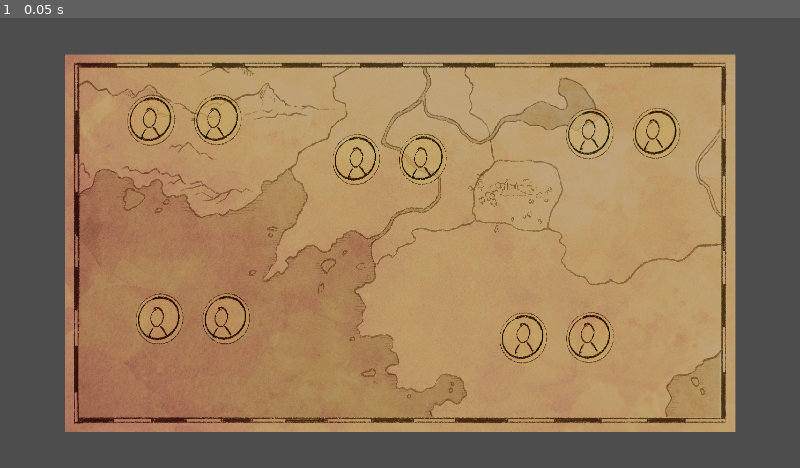
Above: before the commit, frame 1.
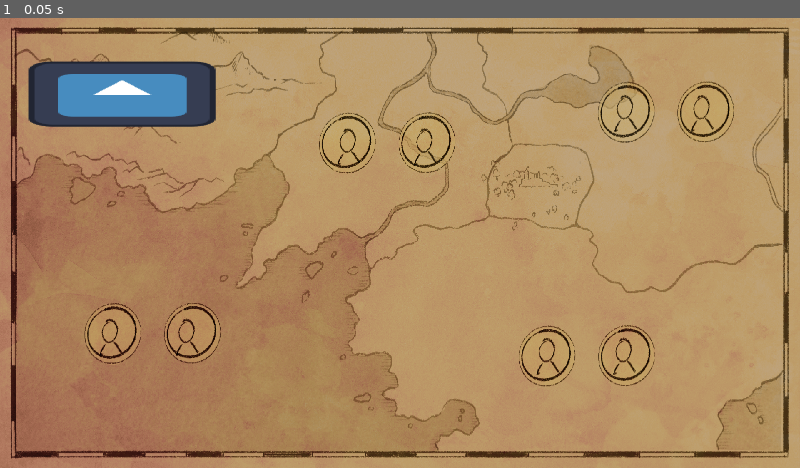
Above: after the commit, the same moment.

Repository: BrownRISDGameDevelopers/suitors-proposal
Game: Godot game, scene res://scenes/Map.tscn
Same seed, same stepped clock (60 frames per second), same inputs: the game is played once before the commit and once after it. This scene is started directly instead of the project's main scene. The engine's default icon, where the game draws it, is replaced by a stand-in: a white triangle on a blue panel in a dark square.
Inputs:
- Up to frame 1 (0.05 s): no input

The runs differ from the first frame. In frame 1, 42% of the frame differs, in the area x 0-100%, y 0-100%.

Commit message:
start of map + letter content

Diff:
--- a/resources/kingdoms/CloudKingdom.tres
+++ b/resources/kingdoms/CloudKingdom.tres
@@ -4,6 +4,7 @@
 
 [resource]
 script = ExtResource("1_fxjr0")
+name = "Cloud Kingdom"
 population = 0
 military = 0
 morale = 0
--- a/resources/kingdoms/ForestKingdom.tres
+++ b/resources/kingdoms/ForestKingdom.tres
@@ -4,6 +4,7 @@
 
 [resource]
 script = ExtResource("1_1p57c")
+name = "Forst Kingdom"
 population = 0
 military = 0
 morale = 0
--- a/resources/kingdoms/MountainKingdom.tres
+++ b/resources/kingdoms/MountainKingdom.tres
@@ -4,6 +4,7 @@
 
 [resource]
 script = ExtResource("1_45ksu")
+name = "Mountain Kingdom"
 population = 0
 military = 0
 morale = 0
--- a/resources/kingdoms/OurKingdom.tres
+++ b/resources/kingdoms/OurKingdom.tres
@@ -4,6 +4,7 @@
 
 [resource]
 script = ExtResource("1_7fo5j")
+name = "Our Kingdom"
 population = 0
 military = 0
 morale = 0
--- a/resources/kingdoms/UndeadKingdom.tres
+++ b/resources/kingdoms/UndeadKingdom.tres
@@ -1,3 +1,17 @@
-[gd_resource type="Resource" format=3 uid="uid://bahrmb7eqtk0t"]
+[gd_resource type="Resource" script_class="Kingdom" load_steps=2 format=3 uid="uid://bahrmb7eqtk0t"]
+
+[ext_resource type="Script" uid="uid://b46xhsels5oxh" path="res://scripts/resources/kingdom.gd" id="1_55krk"]
 
 [resource]
+script = ExtResource("1_55krk")
+name = "Undead Kingdom"
+population = 0
+military = 0
+morale = 0
+resource = 0
+mana = 0
+populationKnown = false
+manaKnown = false
+militaryKnown = false
+resourceKnown = false
+moraleKnown = false
--- a/resources/kingdoms/UnderwaterKingdom.tres
+++ b/resources/kingdoms/UnderwaterKingdom.tres
@@ -4,6 +4,7 @@
 
 [resource]
 script = ExtResource("1_vrklj")
+name = "Underwater Kingdom"
 population = 1
 military = 0
 morale = 0
--- a/resources/letters/Letter1.tres
+++ b/resources/letters/Letter1.tres
@@ -1,15 +1,10 @@
-[gd_resource type="Resource" script_class="Letter" load_steps=2 format=3 uid="uid://cfx6oec2ovj11"]
+[gd_resource type="Resource" script_class="LetterResource" load_steps=2 format=3 uid="uid://cfx6oec2ovj11"]
 
 [ext_resource type="Script" uid="uid://d2ngpxf76ukp7" path="res://scripts/resources/letter_resource.gd" id="1_16uwy"]
 
 [resource]
 script = ExtResource("1_16uwy")
-isProposal = false
+is_proposal = false
 greeting = ""
 content = ""
 signoff = ""
-populationInfluence = 6
-manaInfluence = 0
-militaryInfluence = 0
-resourceInfluence = 0
-moraleInfluence = 0
--- a/resources/letters/Letter2.tres
+++ b/resources/letters/Letter2.tres
@@ -1,16 +1,11 @@
-[gd_resource type="Resource" script_class="Letter" load_steps=2 format=3 uid="uid://cn4lbybqnqs16"]
+[gd_resource type="Resource" script_class="LetterResource" load_steps=2 format=3 uid="uid://cn4lbybqnqs16"]
 
 [ext_resource type="Script" uid="uid://d2ngpxf76ukp7" path="res://scripts/resources/letter_resource.gd" id="1_als7s"]
 
 [resource]
 script = ExtResource("1_als7s")
-isProposal = false
+is_proposal = false
 greeting = ""
 content = ""
 signoff = ""
-populationInfluence = 0
-manaInfluence = 0
-militaryInfluence = 0
-resourceInfluence = 0
-moraleInfluence = 0
 metadata/_custom_type_script = "uid://d2ngpxf76ukp7"
--- a/scenes/Map.tscn
+++ b/scenes/Map.tscn
@@ -1,6 +1,15 @@
-[gd_scene load_steps=2 format=3 uid="uid://b8iollf58huxn"]
+[gd_scene load_steps=11 format=3 uid="uid://b8iollf58huxn"]
 
 [ext_resource type="Texture2D" uid="uid://dbpb38yu8wl7r" path="res://assets/map.png" id="1_5hauk"]
+[ext_resource type="Texture2D" uid="uid://ew88eisutl66" path="res://assets/icon.svg" id="2_lajc7"]
+[ext_resource type="Script" uid="uid://pes8w55p45wn" path="res://scripts/country.gd" id="3_xkm8s"]
+[ext_resource type="Resource" uid="uid://c2yol8dyhwt2t" path="res://resources/kingdoms/ForestKingdom.tres" id="4_tm3qm"]
+[ext_resource type="PackedScene" uid="uid://bkrvpxjak31id" path="res://scenes/Popup.tscn" id="5_yyirk"]
+[ext_resource type="Resource" uid="uid://cqga80ifaxij1" path="res://resources/kingdoms/CloudKingdom.tres" id="6_46d0c"]
+[ext_resource type="Resource" uid="uid://bahrmb7eqtk0t" path="res://resources/kingdoms/UndeadKingdom.tres" id="8_46d0c"]
+[ext_resource type="Resource" uid="uid://bc5qvfo24wa4t" path="res://resources/kingdoms/MountainKingdom.tres" id="8_d46yu"]
+[ext_resource type="Resource" uid="uid://b6h0r0aa3q2d3" path="res://resources/kingdoms/UnderwaterKingdom.tres" id="9_hit12"]
+[ext_resource type="Resource" uid="uid://1p3op32gjikr" path="res://resources/kingdoms/OurKingdom.tres" id="10_sdw7q"]
 
 [node name="Map" type="TextureRect"]
 anchors_preset = 8
@@ -8,11 +17,114 @@
 anchor_top = 0.5
 anchor_right = 0.5
 anchor_bottom = 0.5
-offset_left = -804.5
-offset_top = -452.5
-offset_right = 804.5
-offset_bottom = 452.5
+offset_left = -960.0
+offset_top = -540.0
+offset_right = 960.0
+offset_bottom = 540.0
 grow_horizontal = 2
 grow_vertical = 2
 texture = ExtResource("1_5hauk")
-expand_mode = 1
+
+[node name="Country1" type="TextureRect" parent="." node_paths=PackedStringArray("popup")]
+layout_mode = 0
+offset_left = 69.0
+offset_top = 105.0
+offset_right = 513.0
+offset_bottom = 261.0
+scale = Vector2(1.01003, 1)
+texture = ExtResource("2_lajc7")
+script = ExtResource("3_xkm8s")
+popup = NodePath("../CanvasLayer")
+
+[node name="CanvasLayer" parent="." instance=ExtResource("5_yyirk")]
+layout_mode = 1
+anchors_preset = 0
+anchor_left = 0.0
+anchor_top = 0.0
+anchor_right = 0.0
+anchor_bottom = 0.0
+offset_left = 0.0
+offset_top = 0.0
+offset_right = 292.0
+offset_bottom = 158.0
+grow_horizontal = 1
+grow_vertical = 1
+kingdom = ExtResource("6_46d0c")
+
+[node name="CanvasLayer2" parent="." instance=ExtResource("5_yyirk")]
+layout_mode = 1
+anchors_preset = 0
+anchor_left = 0.0
+anchor_top = 0.0
+anchor_right = 0.0
+anchor_bottom = 0.0
+offset_left = 0.0
+offset_top = 0.0
+offset_right = 292.0
+offset_bottom = 158.0
+grow_horizontal = 1
+grow_vertical = 1
+kingdom = ExtResource("4_tm3qm")
+
+[node name="CanvasLayer3" parent="." instance=ExtResource("5_yyirk")]
+layout_mode = 1
+anchors_preset = 0
+anchor_left = 0.0
+anchor_top = 0.0
+anchor_right = 0.0
+anchor_bottom = 0.0
+offset_left = 0.0
+offset_top = 0.0
+offset_right = 292.0
+offset_bottom = 158.0
+grow_horizontal = 1
+grow_vertical = 1
+kingdom = ExtResource("8_d46yu")
+
+[node name="CanvasLayer4" parent="." instance=ExtResource("5_yyirk")]
+layout_mode = 1
+anchors_preset = 0
+anchor_left = 0.0
+anchor_top = 0.0
+anchor_right = 0.0
+anchor_bottom = 0.0
+offset_left = 0.0
+offset_top = 0.0
+offset_right = 292.0
+offset_bottom = 158.0
+grow_horizontal = 1
+grow_vertical = 1
+kingdom = ExtResource("8_46d0c")
+
+[node name="CanvasLayer5" parent="." instance=ExtResource("5_yyirk")]
+layout_mode = 1
+anchors_preset = 0
+anchor_left = 0.0
+anchor_top = 0.0
+anchor_right = 0.0
+anchor_bottom = 0.0
+offset_left = 0.0
+offset_top = 0.0
+offset_right = 292.0
+offset_bottom = 158.0
+grow_horizontal = 1
+grow_vertical = 1
+kingdom = ExtResource("9_hit12")
+
+[node name="CanvasLayer6" parent="." instance=ExtResource("5_yyirk")]
+layout_mode = 1
+anchors_preset = 0
+anchor_left = 0.0
+anchor_top = 0.0
+anchor_right = 0.0
+anchor_bottom = 0.0
+offset_left = 0.0
+offset_top = 0.0
+offset_right = 292.0
+offset_bottom = 158.0
+grow_horizontal = 1
+grow_vertical = 1
+kingdom = ExtResource("10_sdw7q")
+
+[connection signal="mouse_entered" from="Country1" to="Country1" method="_on_mouse_entered"]
+[connection signal="mouse_exited" from="Country1" to="Country1" method="_on_mouse_exited"]
--- /dev/null
+++ b/scenes/Popup.tscn
@@ -0,0 +1,139 @@
+[gd_scene load_steps=2 format=3 uid="uid://bkrvpxjak31id"]
+
+[ext_resource type="Script" uid="uid://cg4amap6lr7uy" path="res://scripts/country_popup.gd" id="1_4c2u4"]
+
+[node name="VBoxContainer" type="VBoxContainer"]
+anchors_preset = 8
+anchor_left = 0.5
+anchor_top = 0.5
+anchor_right = 0.5
+anchor_bottom = 0.5
+offset_left = -146.0
+offset_top = -79.0
+offset_right = 146.0
+offset_bottom = 79.0
+grow_horizontal = 2
+grow_vertical = 2
+scale = Vector2(1.0043, 1)
+mouse_filter = 2
+script = ExtResource("1_4c2u4")
+
+[node name="Header" type="Label" parent="."]
+unique_name_in_owner = true
+layout_mode = 2
+text = "Underwater Kingdom"
+
+[node name="HBoxContainer" type="HBoxContainer" parent="."]
+layout_mode = 2
+mouse_filter = 2
+
+[node name="StatName" type="Label" parent="HBoxContainer"]
+layout_mode = 2
+size_flags_horizontal = 3
+size_flags_stretch_ratio = 0.6
+text = "MORALE"
+
+[node name="MoraleBar" type="ProgressBar" parent="HBoxContainer"]
+unique_name_in_owner = true
+layout_mode = 2
+size_flags_horizontal = 3
+size_flags_vertical = 1
+mouse_filter = 2
+min_value = 1.0
+max_value = 6.0
+step = 1.0
+page = 1.0
+value = 4.0
+show_percentage = false
+
+[node name="HBoxContainer2" type="HBoxContainer" parent="."]
+layout_mode = 2
+mouse_filter = 2
+
+[node name="StatName" type="Label" parent="HBoxContainer2"]
+layout_mode = 2
+size_flags_horizontal = 3
+size_flags_stretch_ratio = 0.6
+text = "MILITARY"
+
+[node name="MilitaryBar" type="ProgressBar" parent="HBoxContainer2"]
+unique_name_in_owner = true
+layout_mode = 2
+size_flags_horizontal = 3
+size_flags_vertical = 1
+mouse_filter = 2
+min_value = 1.0
+max_value = 6.0
+step = 1.0
+page = 1.0
+value = 4.0
+show_percentage = false
+
+[node name="HBoxContainer3" type="HBoxContainer" parent="."]
+layout_mode = 2
+mouse_filter = 2
+
+[node name="StatName" type="Label" parent="HBoxContainer3"]
+layout_mode = 2
+size_flags_horizontal = 3
+size_flags_stretch_ratio = 0.6
+text = "RESOURCES"
+
+[node name="ResourceBar" type="ProgressBar" parent="HBoxContainer3"]
+unique_name_in_owner = true
+layout_mode = 2
+size_flags_horizontal = 3
+size_flags_vertical = 1
+mouse_filter = 2
+min_value = 1.0
+max_value = 6.0
+step = 1.0
+page = 1.0
+value = 4.0
+show_percentage = false
+
+[node name="HBoxContainer4" type="HBoxContainer" parent="."]
+layout_mode = 2
+mouse_filter = 2
+
+[node name="StatName" type="Label" parent="HBoxContainer4"]
+layout_mode = 2
+size_flags_horizontal = 3
+size_flags_stretch_ratio = 0.6
+text = "MANA"
+
+[node name="ManaBar" type="ProgressBar" parent="HBoxContainer4"]
+unique_name_in_owner = true
+layout_mode = 2
+size_flags_horizontal = 3
+size_flags_vertical = 1
+mouse_filter = 2
+min_value = 1.0
+max_value = 6.0
+step = 1.0
+page = 1.0
+value = 4.0
+show_percentage = false
+
+[node name="HBoxContainer5" type="HBoxContainer" parent="."]
+layout_mode = 2
+mouse_filter = 2
+
+[node name="StatName" type="Label" parent="HBoxContainer5"]
+layout_mode = 2
+size_flags_horizontal = 3
+size_flags_stretch_ratio = 0.6
+text = "POPULATION"
+
+[node name="PopulationBar" type="ProgressBar" parent="HBoxContainer5"]
+unique_name_in_owner = true
+layout_mode = 2
+size_flags_horizontal = 3
+size_flags_vertical = 1
+mouse_filter = 2
+min_value = 1.0
+max_value = 6.0
+step = 1.0
+page = 1.0
+value = 4.0
+show_percentage = false
--- a/scenes/game.tscn
+++ b/scenes/game.tscn
@@ -17,3 +17,7 @@
 offset_bottom = 40.0
 
 [node name="Letter" parent="." instance=ExtResource("2_yqjtg")]
+offset_left = -558.0
+offset_top = -369.0
+offset_right = 608.0
+offset_bottom = 1289.0
--- a/te.gd
+++ b/scripts/country.gd
@@ -1,11 +1,19 @@
-extends Node
+extends TextureRect
 
+@export var popup: CountryPopup = null
 
 # Called when the node enters the scene tree for the first time.
 func _ready() -> void:
-	pass # Replace with function body.
+	popup.hide()
 
 
 # Called every frame. 'delta' is the elapsed time since the previous frame.
 func _process(delta: float) -> void:
 	pass
+
+func _on_mouse_entered() -> void:
+	popup.show()
+
+
+func _on_mouse_exited() -> void:
+	popup.hide()
--- /dev/null
+++ b/scripts/country_popup.gd
@@ -0,0 +1,44 @@
+extends VBoxContainer
+
+class_name CountryPopup
+
+@export var kingdom: Kingdom
+
+var bars: Dictionary = {}
+
+# Called when the node enters the scene tree for the first time.
+func updateStats():
+	for key in bars.keys():
+		var data = bars[key]
+		data["node"].visible = not data["known"]
+		if data["known"]:
+			data["node"].value = data["value"]
+
+func _ready() -> void:
+	hide()
+
+	bars = {
+		"mana": {"node": %ManaBar, "value": kingdom.mana, "known": kingdom.manaKnown},
+		"morale": {"node": %MoraleBar, "value": kingdom.morale, "known": kingdom.moraleKnown},
+		"military": {"node": %MilitaryBar, "value": kingdom.military, "known": kingdom.militaryKnown},
+		"resource": {"node": %ResourceBar, "value": kingdom.resource, "known": kingdom.resourceKnown},
+		"population": {"node": %PopulationBar, "value": kingdom.population, "known": kingdom.populationKnown}
+	}
+
+	%Header.text = kingdom.name
+	updateStats()
+
+# Called every frame. 'delta' is the elapsed time since the previous frame.
+func _process(delta: float) -> void:
+	var mouse_pos = get_viewport().get_mouse_position()
+	# offset
+	mouse_pos -= Vector2(0, size.y)
+
+	print(mouse_pos)
+
+	print(mouse_pos.y, size.y)
+
+	if mouse_pos.y > size.y:
+		mouse_pos += Vector2(0, 2 * size.y)
+
+	position = mouse_pos
--- /dev/null
+++ b/scripts/map.gd
@@ -0,0 +1,12 @@
+extends TextureRect
+
+@onready var country_1: TextureRect = $Country1
+
+# Called when the node enters the scene tree for the first time.
+func _ready() -> void:
+	pass # Replace with function body.
+
+
+# Called every frame. 'delta' is the elapsed time since the previous frame.
+func _process(delta: float) -> void:
+	pass
--- a/scripts/resources/kingdom.gd
+++ b/scripts/resources/kingdom.gd
@@ -1,6 +1,8 @@
 extends Resource
 
 class_name Kingdom
+
+@export var name: String
 
 @export_group("Stats")
 @export_range(1, 6, 1) var population: int;
--- a/scripts/resources/letter_resource.gd
+++ b/scripts/resources/letter_resource.gd
@@ -8,3 +8,9 @@
 @export_multiline var greeting: String;
 @export_multiline var content: String;
 @export_multiline var signoff: String;
+
+@export_group("Seasonal Content")
+@export_multiline var summerVersion: String
+@export_multiline var fallVersion: String
+@export_multiline var winterVersion: String
+@export_multiline var springVersion: String
Binary file added: assets/Heart_corazón.svg.png
Not shown, added: assets/Heart_corazón.svg.png.import
Not shown, added: scripts/country.gd.uid
Not shown, added: scripts/country_popup.gd.uid
Not shown, added: scripts/map.gd.uid
Not shown, removed: te.gd.uid
